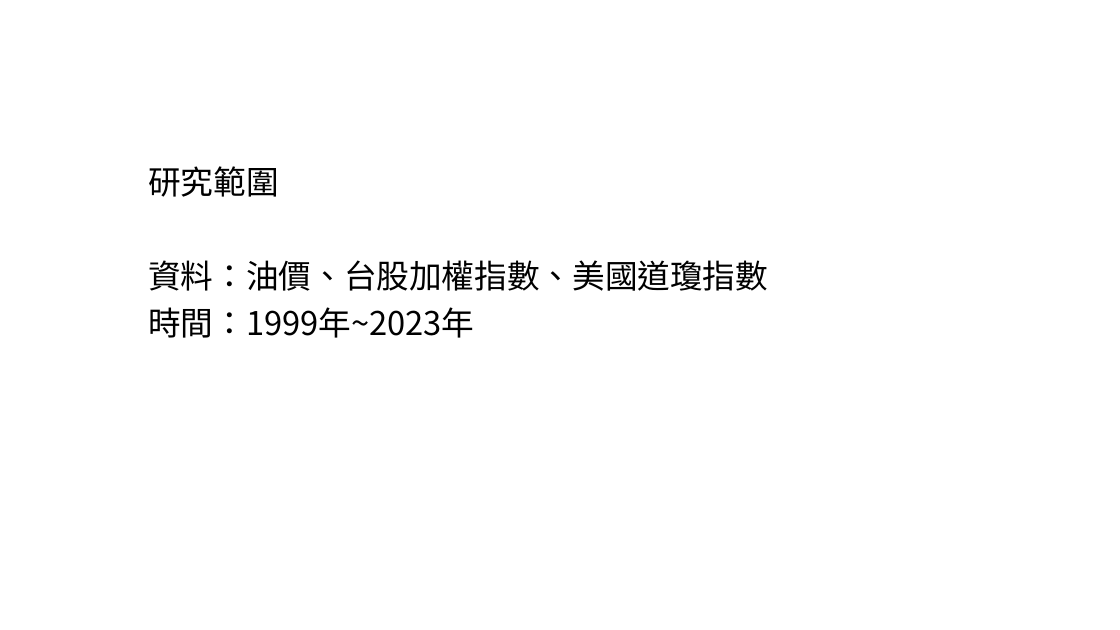
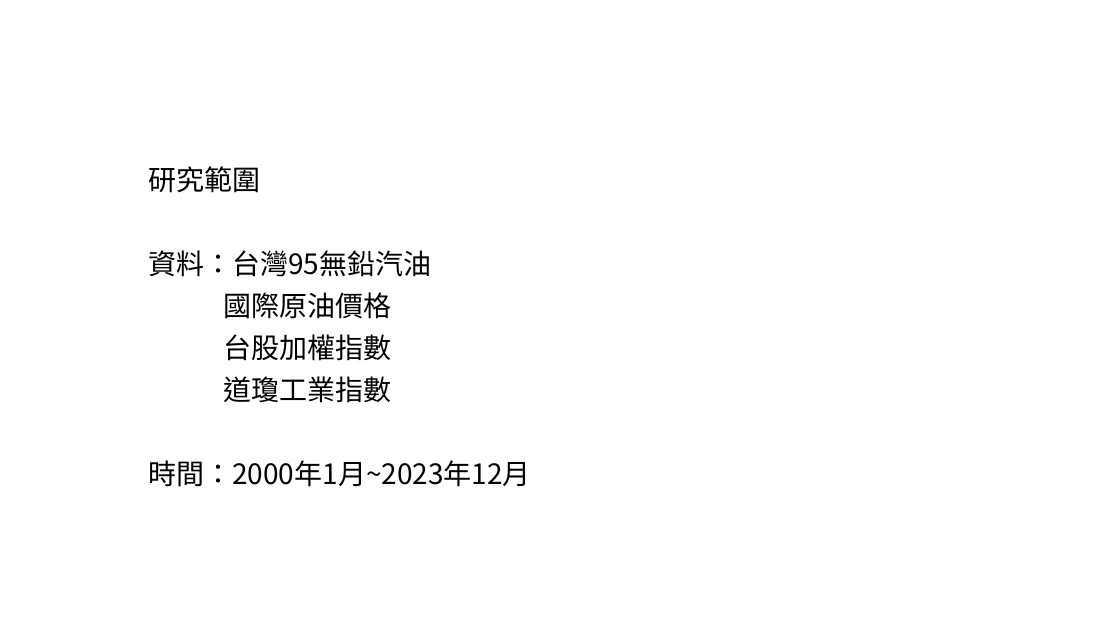
Before and after one commit to 11272007/cycu_ai2024, a slide deck: slide 3 of 20240611/期末報告.pptx (slide 2 before the commit). Drawn at 1120x630 pixels with LibreOffice and Linux fonts; fonts in the diff are those of the drawing. Boxes give left, top, right and bottom in pixels: in the first picture for what was removed or moved away, otherwise in the second. Text is boxed around its words. In the diff, an @@ line names an element or a change of style, - is before the commit and + after.

```diff
--- a/20240611/期末報告.pptx
+++ b/20240611/期末報告.pptx
@@ subtitle at [148,166,260,193]: size 28 to 24 pt in "研究範圍" @@
@@ subtitle at [148,250,531,487]: text changed; size 28 to 24 pt @@
-資料：油價、台股加權指數、美國道瓊指數
-時間：1999年~2023年
+資料：台灣95無鉛汽油
+國際原油價格
+台股加權指數
+道瓊工業指數
+時間：2000年1月~2023年12月
```
Also in this commit, not shown: 2 other slides changed, 9 slides added, 20 other files.
